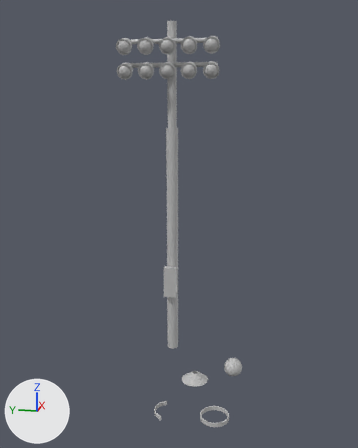
The FBX model Assets/interdev_midterm_models.fbx: old version first, new version second.
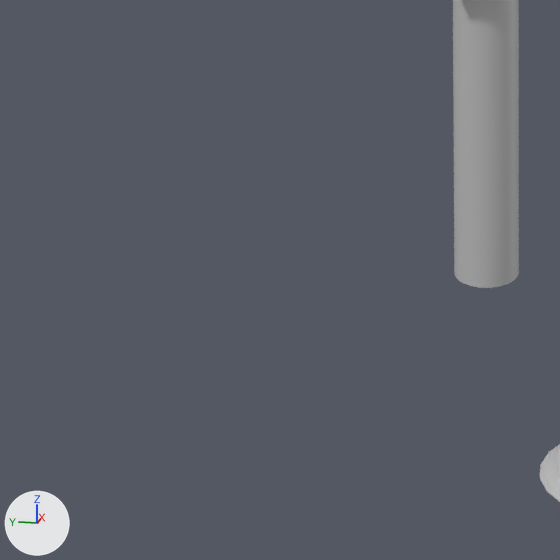
Each version is shown whole from a camera (50 mm lens) standing at (-0.487, -0.0792, 0.2974) and looking at (-0.0036, 0.0174, 0.1766), then close up on the part from 26% to 52% of the width and 67% to 88% of the height. Lighting does not change. The marker at lower left points along +X, +Y and +Z. Where no turn or scale is listed for an object, it has been applied to the vertices.

In view in the first close-up: 'pCone2', 'post'.
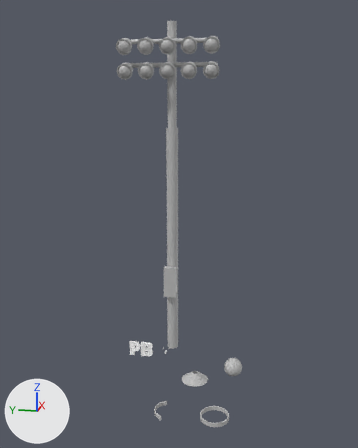
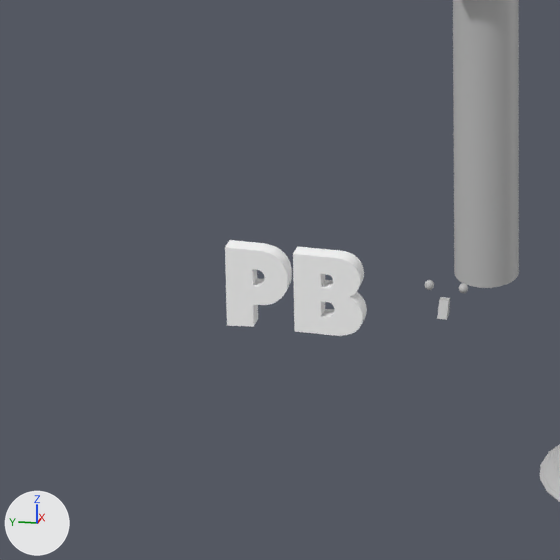
The change, as JSON lines over the scene's bpy script:
```json
{"op": "add", "block": "mat_typeblinn1", "code": ["mat_typeblinn1 = principled_material('typeBlinn1')", "mat_typeblinn1.base_color = (1.0, 1.0, 1.0)  # white #ffffff", "mat_typeblinn1.roughness = 0.749"]}
{"op": "add", "block": "me_mesh_006", "code": ["me_mesh_006 = bpy.data.meshes.new('Mesh.006')", "me_mesh_006.from_pydata(...)  # 772 vertices, 806 faces; spans x -0.00251..0.00251, y -0.00433..0.00433, z -0.00286..0.00286", "me_mesh_006.materials.append(mat_lambert1)  # grey #bcbcbc"]}
{"op": "add", "block": "me_mesh_005", "code": ["me_mesh_005 = bpy.data.meshes.new('Mesh.005')", "me_mesh_005.from_pydata(...)  # 700 vertices, 844 faces; spans x -0.0032..0.0, y -0.0292..-0.001, z -0.0002..0.017", "me_mesh_005.materials.append(mat_typeblinn1)  # white #ffffff"]}
{"op": "add", "block": "ob_face", "code": ["ob_face = bpy.data.objects.new('face', me_mesh_006)", "ob_face.location = (0.0309, 0.04, 0.0144)"]}
{"op": "add", "block": "ob_typemesh1", "code": ["ob_typemesh1 = bpy.data.objects.new('typeMesh1', me_mesh_005)", "ob_typemesh1.location = (0.0418, 0.0876, 0.0)"]}
```

Changed parts and their boxes [x1, y1, x2, y2] in the close-ups (560 x 560 px):
```json
{"object": "typeMesh1", "change": "added", "after": [225, 240, 367, 336]}
{"object": "face", "change": "added", "after": [425, 280, 468, 320]}
```
